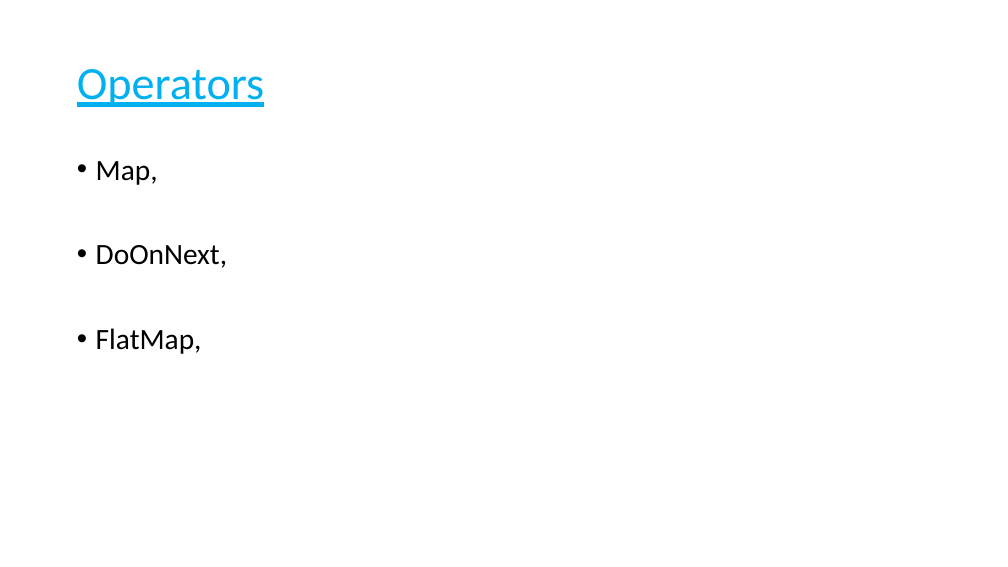
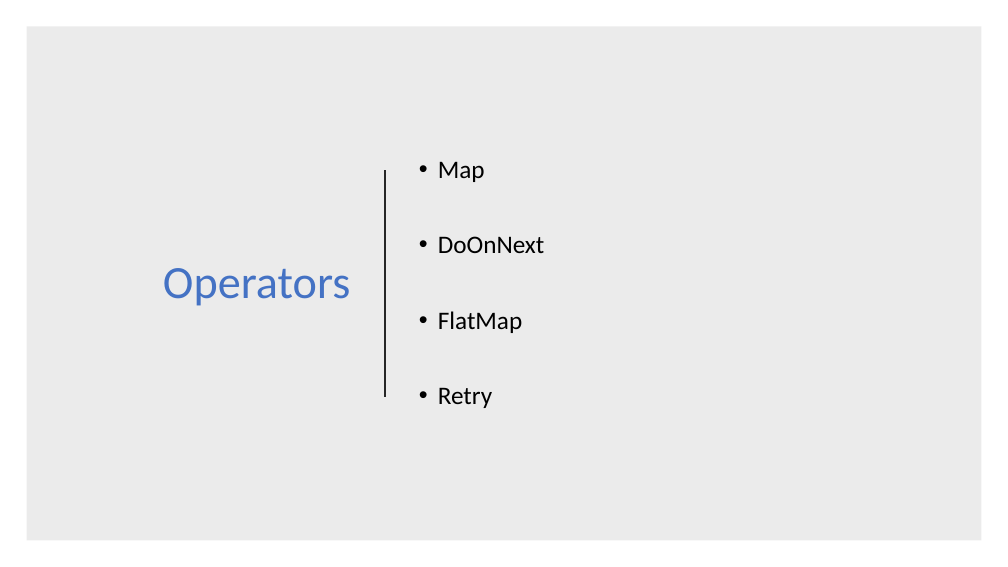
Before and after one commit to chandanthakur/rxjava-basics, a slide deck: slide 9 of ppt/RxJava.pptx (slide 8 before the commit). Drawn at 1008x567 pixels with LibreOffice and Linux fonts; fonts in the diff are those of the drawing. Boxes give left, top, right and bottom in pixels: in the first picture for what was removed or moved away, otherwise in the second. Text is boxed around its words. In the diff, an @@ line names an element or a change of style, - is before the commit and + after.

```diff
--- a/ppt/RxJava.pptx
+++ b/ppt/RxJava.pptx
@@ rectangle added at bbox=[26, 26, 982, 541], fill #000000 at 8% opacity @@
@@ title "Operators": place and size @@
-title "Operators" at bbox=[77, 69, 264, 107]
+title "Operators" at bbox=[163, 268, 350, 306]
@@ title "Operators" at bbox=[163, 268, 350, 306]: text colour #00B0F0 to #4472C4, underline off; alignment left to right @@
@@ text "Map" at bbox=[438, 161, 544, 408]: vertical alignment top to middle @@
@@ line added from (385, 170) to (385, 397), #262626 1.5 pt @@
@@ text at bbox=[438, 161, 544, 408]: text changed; size 28 to 24 pt @@
-• Map,
-• DoOnNext,
-• FlatMap,
+• Map
+• DoOnNext
+• FlatMap
+• Retry
```
Also in this commit, not shown: 10 other slides changed, 2 slides added, 1 slide removed, 6 other files.
